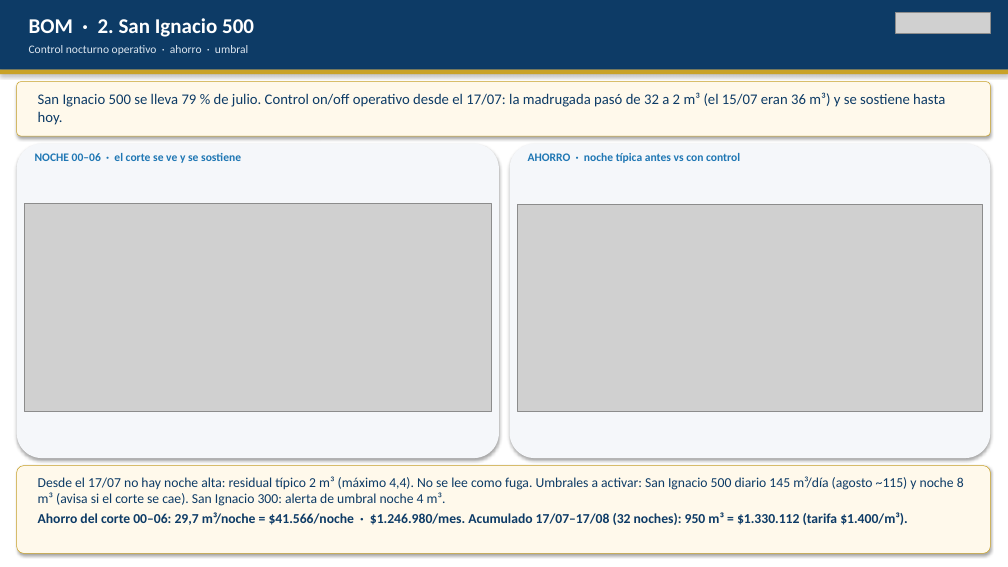
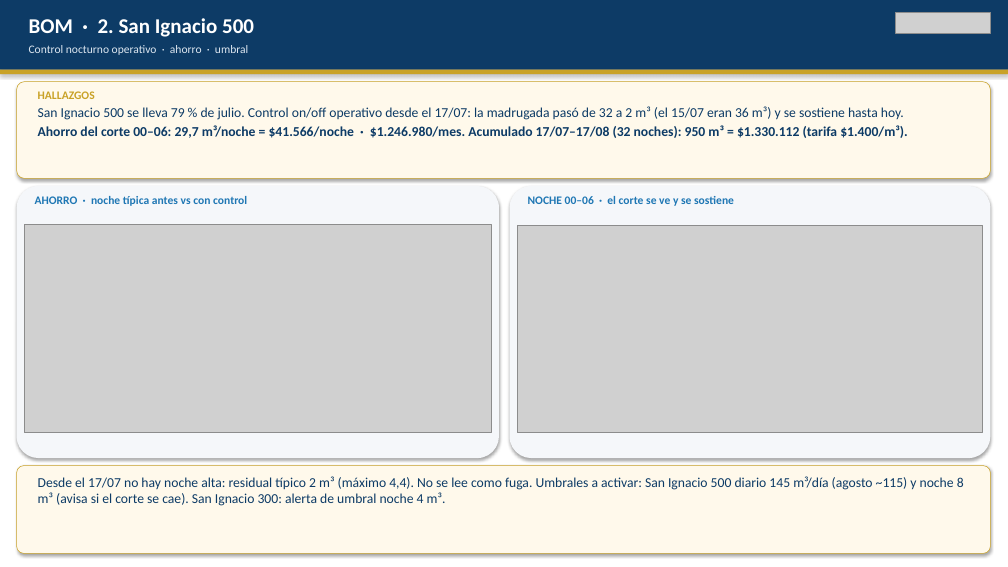
Before and after one commit to anibaloperacionesWes/wes-scripts, a slide deck: slide 9 of reports/Parque_Arauco/TMP_7MALLS/entrega_diego_anibal/Recorrido_ejecutivo_PA_MAE_20260817.pptx. Drawn at 1008x567 pixels with LibreOffice and Linux fonts; fonts in the diff are those of the drawing; grey boxes stand for pictures. Boxes give left, top, right and bottom in pixels: in the first picture for what was removed or moved away, otherwise in the second. Text is boxed around its words. In the diff, an @@ line names an element or a change of style, - is before the commit and + after.

```diff
--- a/reports/Parque_Arauco/TMP_7MALLS/entrega_diego_anibal/Recorrido_ejecutivo_PA_MAE_20260817.pptx
+++ b/reports/Parque_Arauco/TMP_7MALLS/entrega_diego_anibal/Recorrido_ejecutivo_PA_MAE_20260817.pptx
@@ rounded rectangle: place and size @@
-rounded rectangle at box(17, 82, 991, 136)
+rounded rectangle at box(17, 82, 991, 178)
@@ text "San Ignacio 500 se lleva ...": place and size @@
-text "San Ignacio 500 se lleva ..." at box(38, 92, 945, 125)
+text "San Ignacio 500 se lleva ..." at box(38, 106, 908, 138)
@@ text at box(38, 106, 904, 120): size 14 to 13 pt in "San Ignacio 500 se lleva 79 % ..." @@
@@ text added at box(38, 91, 95, 99), 11 pt, text #C9A227, bold @@
+HALLAZGOS
@@ text at box(38, 125, 908, 138): paragraph added @@
+Ahorro del corte 00–06: 29,7 m³/noche = $41.566/noche · $1.246.980/mes. Acumulado 17/07–17/08 (32 noches): 950 m³ = $1.330.112 (tarifa $1.400/m³).
@@ rounded rectangle: place and size @@
-rounded rectangle at box(17, 144, 499, 458)
+rounded rectangle at box(17, 186, 499, 458)
@@ text "AHORRO · noche típica antes ...": place and size @@
-text "AHORRO · noche típica antes ..." at box(528, 153, 740, 163)
+text "AHORRO · noche típica antes ..." at box(35, 196, 247, 206)
@@ rounded rectangle: place and size @@
-rounded rectangle at box(510, 144, 991, 458)
+rounded rectangle at box(510, 186, 991, 458)
@@ text "NOCHE 00–06 · el corte ...": place and size @@
-text "NOCHE 00–06 · el corte ..." at box(35, 153, 241, 163)
+text "NOCHE 00–06 · el corte ..." at box(528, 196, 734, 206)
@@ picture: place and size @@
-picture at box(24, 203, 492, 411)
+picture at box(24, 225, 492, 433)
@@ picture: place and size @@
-picture at box(517, 204, 983, 411)
+picture at box(517, 225, 983, 433)
@@ text at box(38, 512, 908, 525): paragraph removed @@
-Ahorro del corte 00–06: 29,7 m³/noche = $41.566/noche · $1.246.980/mes. Acumulado 17/07–17/08 (32 noches): 950 m³ = $1.330.112 (tarifa $1.400/m³).
```
Also in this commit, not shown: 5 other slides changed, 1 other file.
